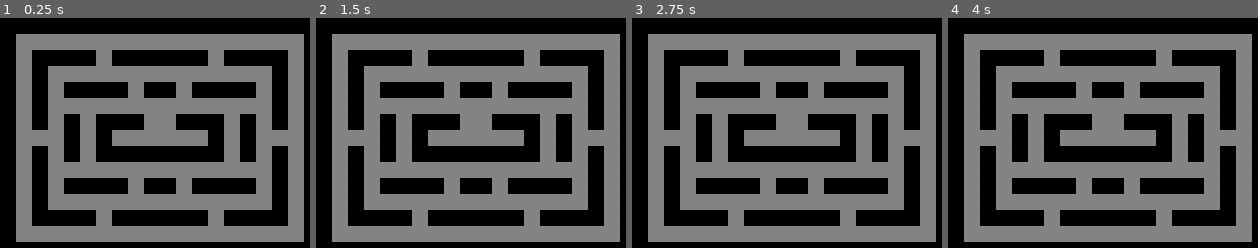
Above: before the commit, frames 1-4 (left to right).
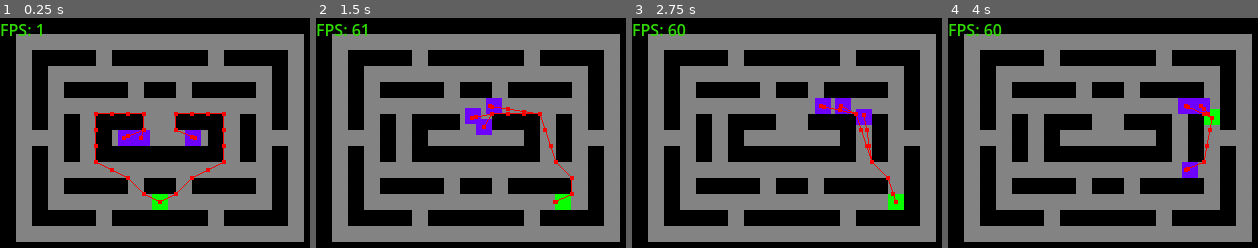
Above: after the commit, the same moments.

Repository: YhagoTomasini/P.A.C
Game: Godot game, scene res://Cenas/jogo_cena.tscn
Two runs of this game, one before a commit and one after it. Both use one fixed random seed, a clock stepped at 60 frames per second and the inputs below.
Inputs:
- Up to frame 1 (0.25 s): no input
- Up to frame 2 (1.5 s): hold D (direita) 0.53-1.28 s; hold S (baixo) from 1.28 s (still down)
- Up to frame 3 (2.75 s): release S (baixo) at 2.03 s; hold D (direita) from 2.03 s (still down)
- Up to frame 4 (4 s): release D (direita) at 2.78 s; hold W (cima) 2.78-3.53 s; hold A (esquerda) from 3.53 s (still down)

The runs differ from the first frame. In frame 1, 2.6% of the frame differs, in the area x 0-73%, y 2-84%; in frame 2, 2.2%; in frame 3, 2.1%; in frame 4, 1.9%.

Commit message:
Contador de FPS
Feito o contador de fps
+ adicionado no jogo

Diff:
--- a/Cenas/jogo_cena.tscn
+++ b/Cenas/jogo_cena.tscn
@@ -1,8 +1,9 @@
-[gd_scene load_steps=7 format=3 uid="uid://bn3q60tr6murd"]
+[gd_scene load_steps=8 format=3 uid="uid://bn3q60tr6murd"]
 
 [ext_resource type="PackedScene" uid="uid://bgoaxw7yrhqi5" path="res://Cenas/prisma.tscn" id="1_52qxi"]
 [ext_resource type="Texture2D" uid="uid://0a10xgcx8x7y" path="res://Imagens/Parede-P.A.C.png" id="1_lgqrm"]
 [ext_resource type="PackedScene" uid="uid://cfhnv5v6bi30u" path="res://Cenas/inimigo.tscn" id="3_hh0kq"]
+[ext_resource type="PackedScene" uid="uid://531y637wqq6m" path="res://Scripts/contador_de_fps.tscn" id="4_f33wp"]
 
 [sub_resource type="NavigationPolygon" id="NavigationPolygon_vuu0h"]
 vertices = PackedVector2Array(8, 8, -8, 8, -8, -8, 8, -8)
@@ -30,17 +31,15 @@
 layer_0/tile_data = PackedInt32Array(0, 65536, 0, 65536, 65536, 0, 131072, 65536, 0, 196608, 65536, 0, 262144, 65536, 0 …(4615 unchanged characters)…
 
 [node name="Prisma" parent="." instance=ExtResource("1_52qxi")]
-visible = false
 position = Vector2(160, 184)
 
 [node name="Inimigo" parent="." instance=ExtResource("3_hh0kq")]
-visible = false
 position = Vector2(120, 120)
 
 [node name="Inimigo2" parent="." instance=ExtResource("3_hh0kq")]
-visible = false
 position = Vector2(136, 120)
 
 [node name="Inimigo3" parent="." instance=ExtResource("3_hh0kq")]
-visible = false
 position = Vector2(200, 120)
+
+[node name="Contador De FPS" parent="." instance=ExtResource("4_f33wp")]
--- /dev/null
+++ b/Scripts/contador_de_fps.gd
@@ -0,0 +1,12 @@
+extends CanvasLayer
+
+
+@onready var texto_do_contador_de_fps : Label = $Control/Label
+var contador_de_fps : float = 0.0
+
+func _process(delta: float) -> void:
+	mostrar_fps()
+
+func mostrar_fps() -> void:
+	contador_de_fps = Engine.get_frames_per_second()
+	texto_do_contador_de_fps.text = "FPS: " + str(contador_de_fps)
--- /dev/null
+++ b/Scripts/contador_de_fps.tscn
@@ -0,0 +1,21 @@
+[gd_scene load_steps=3 format=3 uid="uid://531y637wqq6m"]
+
+[ext_resource type="Script" path="res://Scripts/contador_de_fps.gd" id="1_t5rk2"]
+
+[sub_resource type="LabelSettings" id="LabelSettings_b1uye"]
+font_color = Color(0.188235, 0.858824, 0.00392157, 1)
+
+[node name="Contador De FPS" type="CanvasLayer"]
+script = ExtResource("1_t5rk2")
+
+[node name="Control" type="Control" parent="."]
+layout_mode = 3
+anchors_preset = 0
+offset_right = 40.0
+offset_bottom = 40.0
+
+[node name="Label" type="Label" parent="Control"]
+layout_mode = 0
+offset_right = 40.0
+offset_bottom = 23.0
+label_settings = SubResource("LabelSettings_b1uye")
